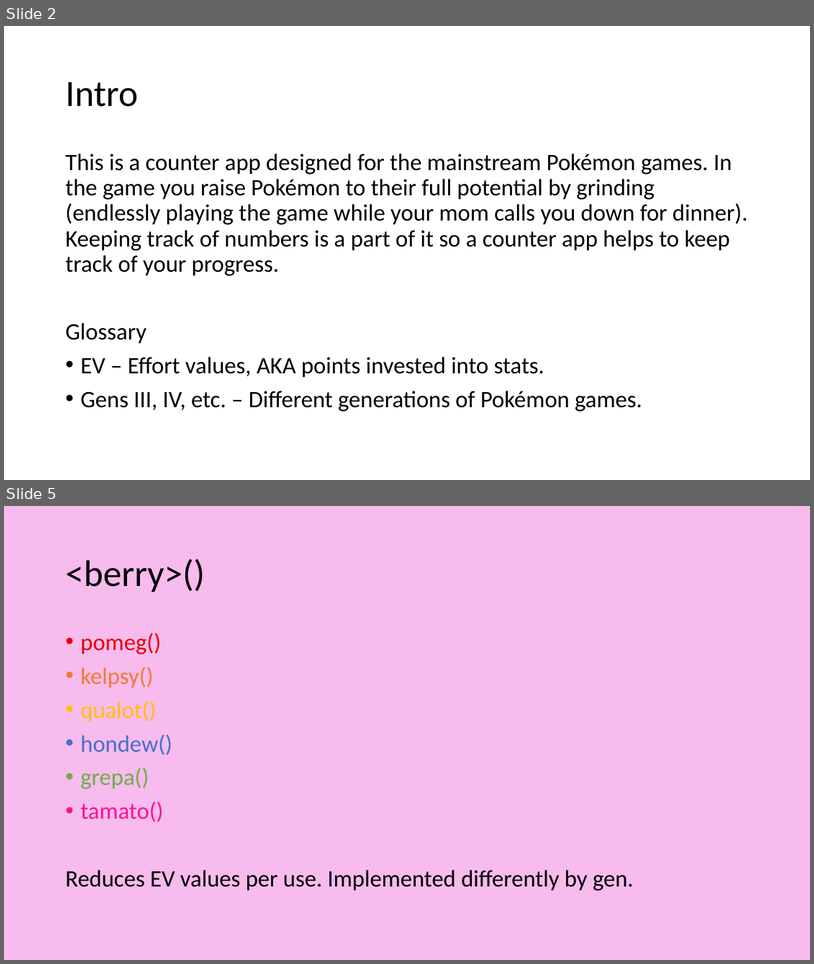
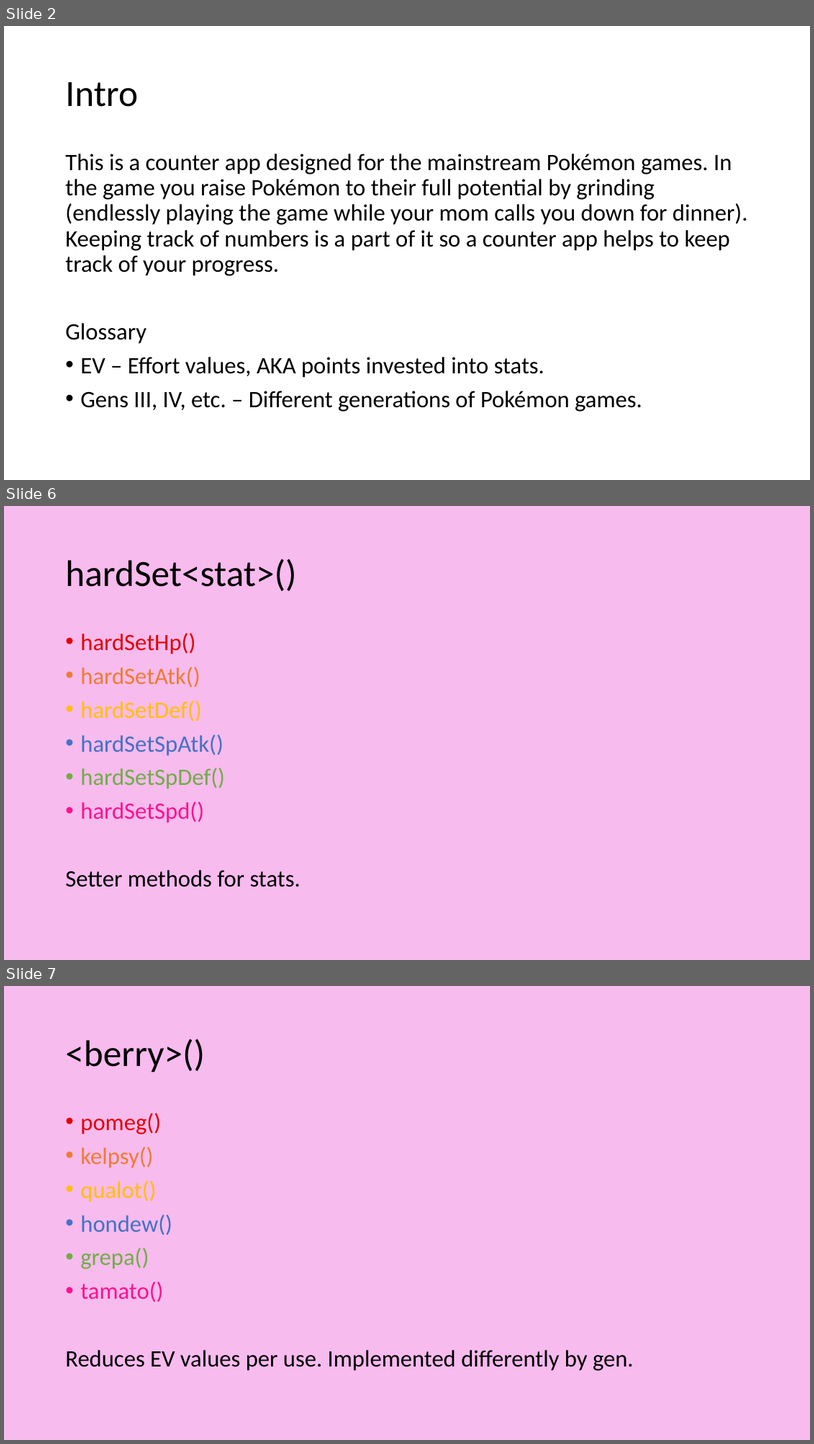
Before and after one commit to Ellime/PokemonEVCounter, a slide deck: Outline_PokemonEVCounterApp.pptx. Shown one above the other, each under a label of ours: slides 2 and 5 before the commit, slides 2, 6 and 7 after it; the slides between them are not shown. The pictures are 814x964 and 814x1444 pixels, drawn with LibreOffice and Linux fonts; fonts in the diff are those of the drawing. Boxes give left, top, right and bottom in pixels: in the first picture for what was removed or moved away, otherwise in the second. Text is boxed around its words. In the diff, an @@ line names an element or a change of style, - is before the commit and + after.

```diff
--- a/Outline_PokemonEVCounterApp.pptx
+++ b/Outline_PokemonEVCounterApp.pptx
@@ slide 6 added at [4,506,810,960], background #F7BBEE @@
@@ title added at [65,559,296,591], 44 pt, text #000000 @@
+hardSet<stat>()
@@ text added at [65,633,301,887], 28 pt, text #000000 @@
+• hardSetHp()
+• hardSetAtk()
+• hardSetDef()
+• hardSetSpAtk()
+• hardSetSpDef()
+• hardSetSpd()
+Setter methods for stats.
@@ what was slide 5 is now slide 7 @@
```
Also in this commit, not shown: 8 slides changed, 6 other slides added, 1 slide removed.
